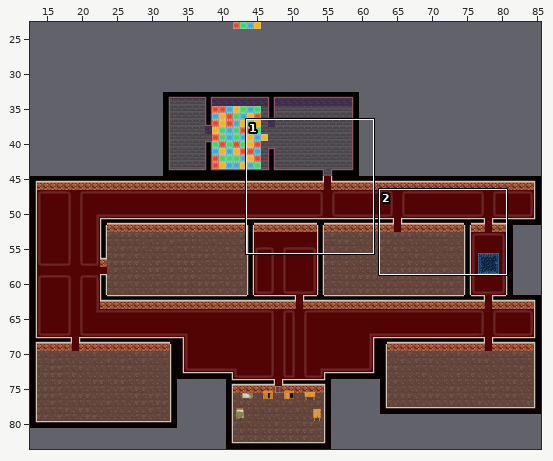
Tiled map (JSON) -- Mirror/assets/level/map.json. The first picture is a wide view before the edit; the outline marks the close-up.
Close-up. Old version:
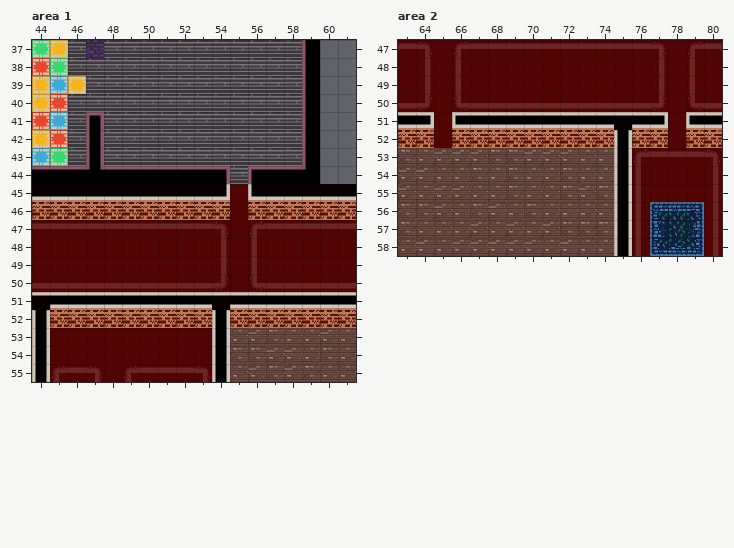
Cells are 32x32 px. Shown: area 1 x 44..61, y 37..55; area 2 x 63..80, y 47..58. The commit also changed other parts of the map, which this record leaves out.
And afterwards:
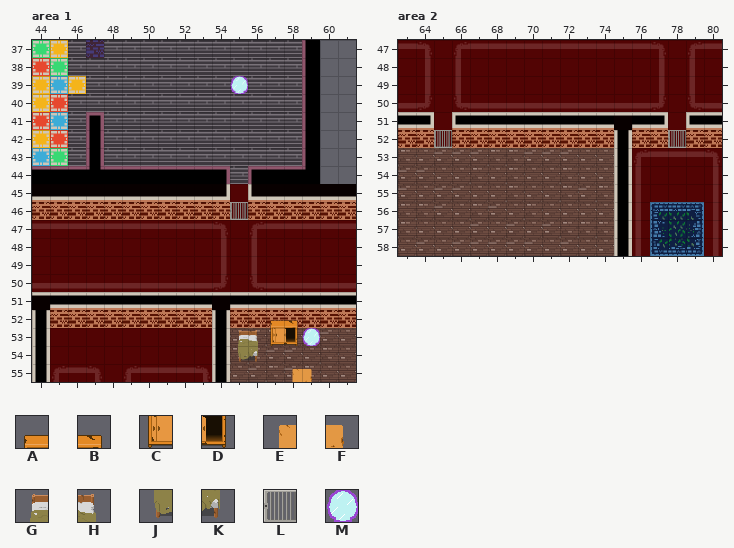
Key: from "objects": A 4, B 5, C 12, D 13, E 20, F 21, G 36, H 37, J 44, K 45, L 48, M 81.
_ is an empty cell.
Difference:
{"where": "layer \"Objects\", area 1"}
{"y":39,"x":55,"old":"_","new":"M"}
{"y":46,"x":55,"old":"_","new":"L"}
{"y":52,"x":57,"old":"__","new":"AB"}
{"y":53,"x":55,"old":"_____","new":"GHCDM"}
{"y":54,"x":55,"old":"__","new":"JK"}
{"y":55,"x":58,"old":"__","new":"EF"}
{"where": "layer \"Objects\", area 2"}
{"y":52,"x":65,"old":"_","new":"L"}
{"y":52,"x":78,"old":"_","new":"L"}
{"label":"added","picture_box":[230,76,248,94]}
{"label":"added","picture_box":[230,202,248,220]}
{"label":"added","picture_box":[238,320,320,362]}
{"label":"added","picture_box":[292,369,312,382]}
{"label":"added","picture_box":[434,130,452,148]}
{"label":"added","picture_box":[668,130,686,148]}
